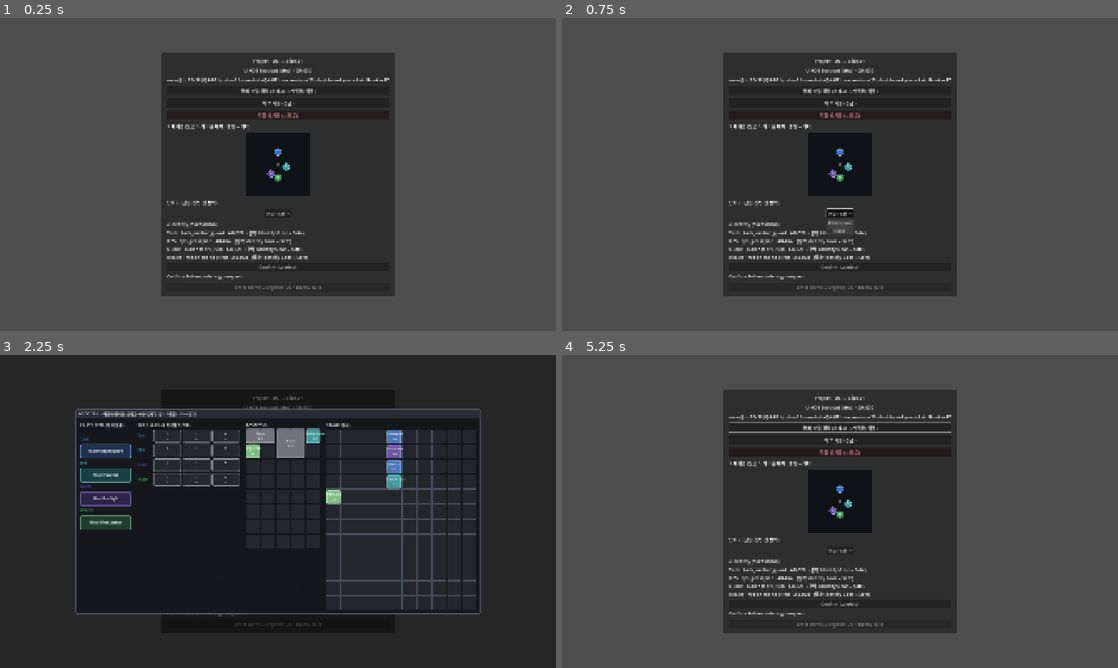
Above: before the commit, frames 1-4 (two rows, left to right).
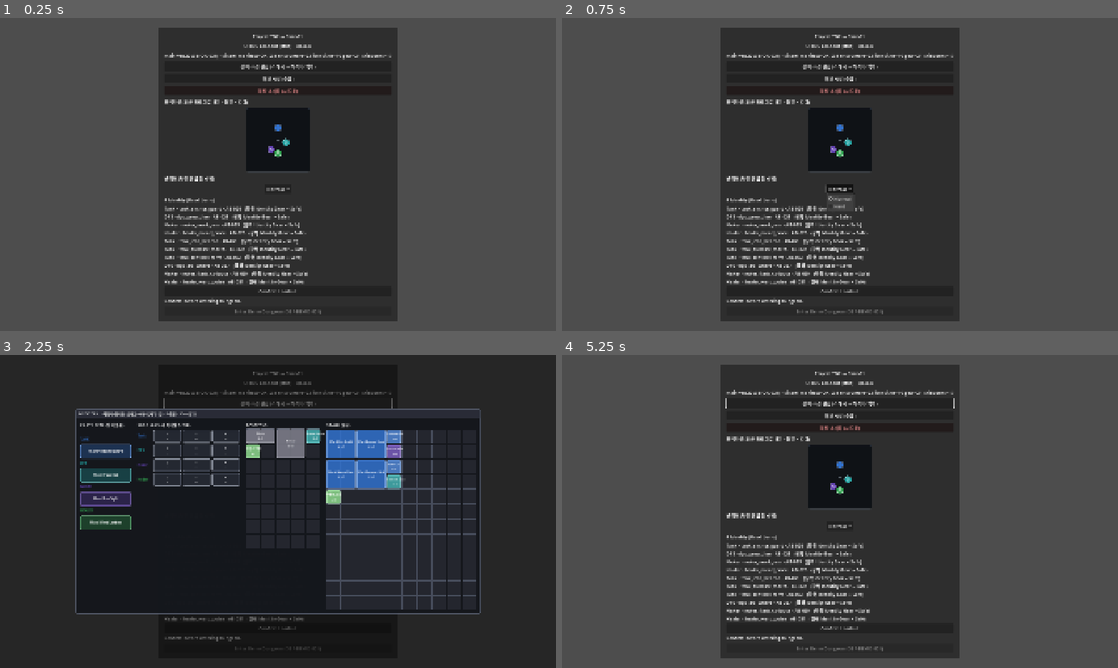
Above: after the commit, the same moments.

Repository: haepari1019/project_tdc_game
Game: Godot game, scene res://scenes/main.tscn
Same seed, same stepped clock (60 frames per second), same inputs: the game is played once before the commit and once after it.
Inputs (mouse positions are in pixels of both pictures, inside the frame that each line leads up to):
- Up to frame 1 (0.25 s): no input
- Up to frame 2 (0.75 s): click "Normal" at 0.5 s
- Up to frame 3 (2.25 s): click "Normal" at 1.25 s; click "장비·스킬 편집 (스태시 → 캐릭터/백팩)" at 2 s
- Up to frame 4 (5.25 s): click "허브 시설 (승급)" at 2.75 s; click "저장 초기화 (시드로)" at 3.5 s; click "Confirm Loadout" at 4.25 s; tap Enter at 5 s; drag from (840, 502) to (895, 442) at 5.02 s

The runs differ from the first frame. In frame 1, 13% of the frame differs, in the area x 28-72%, y 3-97%; in frame 2, 13%; in frame 3, 2.9%; in frame 4, 14%.

Commit message:
feat: 기어 카탈로그 고도화 — 스펙 17 신규 기어 + 6 정체성 + 6 ability 등록 (스왑 가능)
스펙 GEAR-012~016/022~026/032~036/042~043(17종)을 게임에 구현 — 역할당 다양한 기어로 정체성·
스탯·기본공격이 달라지는 실제 스왑. (스펙 편집 없음 — 기존 스펙 ID 구현, 수치는 데모 튜닝=SPEC_DRIFT.)
- gear.json: +17 기어(WardGear×15·Magitech×2). 다수는 기존 스타터 정체성 재사용(rampart/ember/brand/
  scout/hex/coil), 6종은 신규 정체성 핀. volt_lance/beacon_lantern은 스펙상 "Identity 부적합"
  정체성 핀 → suitable 폴백(mark_ruin/mend_circle).
- identities.json: +6 신규 정체성(iron_beacon·bulwark_march·sentinel_form·arc_weave·flank_collapse·
  ward_pulse). combat 스탯 = 의도 반영 데모값(예: sentinel hp205 탱키, arc_weave r14 장거리,
  flank r2.2 근접 dmg20, SPEC_DRIFT). 패턴=역할 스타터 패턴 재사용.
- abilities.json: +6 ability(AB-021/022/052/027/029/031). kind=신규 드롭인용; 스펙이 PT-pending
  stub이라 params=의도 기반 draft. 효과 구현은 다음 단계(미등록 kind는 try_identity no-op).
- id_registry: 6정체성·6ability·17기어·17ba(+gaux) 등록(1:1).
- party_controller: _spawn_party는 스타터 기어 보유 정체성(4종)만 멤버화(비스타터=기어 선택 대안).
- stash 시드: 17 스페어 기어(스왑용). 검증: 부팅 id 1:1·swap chain(기어→정체성→스탯 변경)·ci_smoke PASS.

Co-Authored-By: Claude Opus 4.8 <noreply@anthropic.com>

Diff:
--- a/data/slice01/abilities.json
+++ b/data/slice01/abilities.json
@@ -32,6 +32,13 @@
     "AB-103": { "kind": "enemy_tether",  "telegraph_s": 0.35,                  "cooldown_s": 8.0,  "range_m": 12.0, "tether_s": 4.0, "vfx": "shot_hex" },
     "AB-104": { "kind": "enemy_dash",    "telegraph_s": 0.45, "channel": true, "cooldown_s": 7.0,  "dash_range_m": 9.0, "hit_on_arrival": true, "line": true, "damage_mult": 1.1, "knockback_m": 0.9, "splash_radius_m": 2.0, "splash_frac": 0.6, "vfx": "strike" },
     "AB-105": { "kind": "enemy_frenzy",                                        "cooldown_s": 20.0, "hp_threshold": 0.5, "atk_speed_mult": 1.5, "damage_mult": 1.3, "bloodlust_dur_s": 999.0, "vfx": "shield_bash" },
-    "AB-106": { "kind": "enemy_execute", "telegraph_s": 0.5,  "channel": true, "cooldown_s": 8.0,  "damage_mult": 1.0, "execute_under": 0.3, "execute_mult": 2.0, "on_kill_heal_pct": 0.2, "vfx": "strike" }
+    "AB-106": { "kind": "enemy_execute", "telegraph_s": 0.5,  "channel": true, "cooldown_s": 8.0,  "damage_mult": 1.0, "execute_under": 0.3, "execute_mult": 2.0, "on_kill_heal_pct": 0.2, "vfx": "strike" },
+
+    "AB-021": { "kind": "beacon_threat", "cooldown_s": 8,  "radius_m": 3.5, "shield_base": 40, "shield_per_enemy": 10, "shield_cap": 90, "shield_duration_s": 4, "threat_pulse": 90, "threat_floor": 80 },
+    "AB-022": { "kind": "march_advance", "cooldown_s": 7,  "advance_m": 1.5, "knockback": 3.0, "radius_m": 2.6, "damage_mult": 0.6 },
+    "AB-052": { "kind": "sentinel_form", "cooldown_s": 10, "duration_s": 4.0, "damage_reduction": 0.6, "reflect": 0.4 },
+    "AB-027": { "kind": "arc_line",      "cooldown_s": 5,  "range_m": 14.0, "cone_deg": 12.0, "damage_mult": 0.7, "max_hits": 4 },
+    "AB-029": { "kind": "flank_dash",    "cooldown_s": 9,  "dash_m": 6.0, "damage_mult": 1.6, "hits": 2 },
+    "AB-031": { "kind": "ward_shield",   "cooldown_s": 8,  "shield_base": 90, "shield_duration_s": 5.0, "cleanse": 1, "range_m": 12.0 }
   }
 }
--- a/data/slice01/gear.json
+++ b/data/slice01/gear.json
@@ -4,7 +4,9 @@
     {
       "base_gear_id": "gear_ward_tank_anchor_set",
       "gear_kind": "WardGear",
-      "equip_classes": ["Tank"],
+      "equip_classes": [
+        "Tank"
+      ],
       "bundled_identity_skill_id": "tank_anchor_guard",
       "basic_attack_profile_id": "ba_tank_shield_tap",
       "range_band": "Melee",
@@ -15,7 +17,9 @@
     {
       "base_gear_id": "gear_ward_dps_press_set",
       "gear_kind": "WardGear",
-      "equip_classes": ["DPS"],
+      "equip_classes": [
+        "DPS"
+      ],
       "bundled_identity_skill_id": "dps_press_line",
       "basic_attack_profile_id": "ba_dps_arc_bolt",
       "range_band": "Mid",
@@ -26,7 +30,9 @@
     {
       "base_gear_id": "gear_ward_nuker_ruin_set",
       "gear_kind": "WardGear",
-      "equip_classes": ["Nuker"],
+      "equip_classes": [
+        "Nuker"
+      ],
       "bundled_identity_skill_id": "nuker_mark_ruin",
       "basic_attack_profile_id": "ba_nuker_shard_shot",
       "range_band": "Mid",
@@ -37,13 +43,236 @@
     {
       "base_gear_id": "gear_ward_healer_mend_set",
       "gear_kind": "WardGear",
-      "equip_classes": ["Healer"],
+      "equip_classes": [
+        "Healer"
+      ],
       "bundled_identity_skill_id": "healer_mend_circle",
       "basic_attack_profile_id": "ba_healer_pulse_bolt",
       "range_band": "Long",
       "display_name": "Ward Mend Lantern",
       "unlock_state": "Owned",
       "starter": true
+    },
+    {
+      "base_gear_id": "gear_ward_tank_kite_shield",
+      "gear_kind": "WardGear",
+      "equip_classes": [
+        "Tank"
+      ],
+      "bundled_identity_skill_id": "tank_iron_beacon",
+      "basic_attack_profile_id": "ba_tank_kite_bash",
+      "range_band": "Melee",
+      "display_name": "Ward Kite Shield",
+      "unlock_state": "Owned",
+      "starter": false
+    },
+    {
+      "base_gear_id": "gear_ward_tank_beacon_hook",
+      "gear_kind": "WardGear",
+      "equip_classes": [
+        "Tank"
+      ],
+      "bundled_identity_skill_id": "tank_iron_beacon",
+      "basic_attack_profile_id": "ba_tank_hook_tug",
+      "range_band": "Melee",
+      "display_name": "Ward Beacon Hook",
+      "unlock_state": "Owned",
+      "starter": false
+    },
+    {
+      "base_gear_id": "gear_ward_tank_march_plate",
+      "gear_kind": "WardGear",
+      "equip_classes": [
+        "Tank"
+      ],
+      "bundled_identity_skill_id": "tank_bulwark_march",
+      "basic_attack_profile_id": "ba_tank_march_stomp",
+      "range_band": "Melee",
+      "display_name": "Ward March Plate",
+      "unlock_state": "Owned",
+      "starter": false
+    },
+    {
+      "base_gear_id": "gear_ward_tank_rampart_wall",
+      "gear_kind": "WardGear",
+      "equip_classes": [
+        "Tank"
+      ],
+      "bundled_identity_skill_id": "tank_anchor_guard",
+      "basic_attack_profile_id": "ba_tank_line_jab",
+      "range_band": "Melee",
+      "display_name": "Ward Rampart Wall",
+      "unlock_state": "Owned",
+      "starter": false
+    },
+    {
+      "base_gear_id": "gear_ward_tank_sentinel_aegis",
+      "gear_kind": "WardGear",
+      "equip_classes": [
+        "Tank"
+      ],
+      "bundled_identity_skill_id": "tank_sentinel_form",
+      "basic_attack_profile_id": "ba_tank_aegis_ram",
+      "range_band": "Melee",
+      "display_name": "Ward Sentinel Aegis",
+      "unlock_state": "Owned",
+      "starter": false
+    },
+    {
+      "base_gear_id": "gear_ward_dps_weave_staff",
+      "gear_kind": "WardGear",
+      "equip_classes": [
+        "DPS"
+      ],
+      "bundled_identity_skill_id": "dps_arc_weave",
+      "basic_attack_profile_id": "ba_dps_weave_lance",
+      "range_band": "Long",
+      "display_name": "Ward Weave Staff",
+      "unlock_state": "Owned",
+      "starter": false
+    },
+    {
+      "base_gear_id": "gear_ward_dps_rift_needle",
+      "gear_kind": "WardGear",
+      "equip_classes": [
+        "DPS"
+      ],
+      "bundled_identity_skill_id": "dps_arc_weave",
+      "basic_attack_profile_id": "ba_dps_needle_prick",
+      "range_band": "Long",
+      "display_name": "Ward Rift Needle",
+      "unlock_state": "Owned",
+      "starter": false
+    },
+    {
+      "base_gear_id": "gear_ward_dps_ember_wand",
+      "gear_kind": "WardGear",
+      "equip_classes": [
+        "DPS"
+      ],
+      "bundled_identity_skill_id": "dps_press_line",
+      "basic_attack_profile_id": "ba_dps_ember_snap",
+      "range_band": "Mid",
+      "display_name": "Ward Ember Wand",
+      "unlock_state": "Owned",
+      "starter": false
+    },
+    {
+      "base_gear_id": "gear_ward_dps_brand_foci",
+      "gear_kind": "WardGear",
+      "equip_classes": [
+        "DPS"
+      ],
+      "bundled_identity_skill_id": "dps_press_line",
+      "basic_attack_profile_id": "ba_dps_brand_sweep",
+      "range_band": "Mid",
+      "display_name": "Ward Brand Foci",
+      "unlock_state": "Owned",
+      "starter": false
+    },
+    {
+      "base_gear_id": "gear_ward_dps_tide_censer",
+      "gear_kind": "WardGear",
+      "equip_classes": [
+        "DPS"
+      ],
+      "bundled_identity_skill_id": "dps_arc_weave",
+      "basic_attack_profile_id": "ba_dps_ripple_pulse",
+      "range_band": "Mid",
+      "display_name": "Ward Tide Censer",
+      "unlock_state": "Owned",
+      "starter": false
+    },
+    {
+      "base_gear_id": "gear_ward_nuker_scout_frame",
+      "gear_kind": "WardGear",
+      "equip_classes": [
+        "Nuker"
+      ],
+      "bundled_identity_skill_id": "nuker_mark_ruin",
+      "basic_attack_profile_id": "ba_nuker_scout_pop",
+      "range_band": "Long",
+      "display_name": "Ward Scout Frame",
+      "unlock_state": "Owned",
+      "starter": false
+    },
+    {
+      "base_gear_id": "gear_ward_nuker_flank_knife",
+      "gear_kind": "WardGear",
+      "equip_classes": [
+        "Nuker"
+      ],
+      "bundled_identity_skill_id": "nuker_flank_collapse",
+      "basic_attack_profile_id": "ba_nuker_bayonet_jab",
+      "range_band": "Melee",
+      "display_name": "Ward Flank Knife",
+      "unlock_state": "Owned",
+      "starter": false
+    },
+    {
+      "base_gear_id": "gear_ward_nuker_hex_scope",
+      "gear_kind": "WardGear",
+      "equip_classes": [
+        "Nuker"
+      ],
+      "bundled_identity_skill_id": "nuker_mark_ruin",
+      "basic_attack_profile_id": "ba_nuker_hex_chip",
+      "range_band": "Mid",
+      "display_name": "Ward Hex Scope",
+      "unlock_state": "Owned",
+      "starter": false
+    },
+    {
+      "base_gear_id": "gear_mag_nuker_coil_rifle",
+      "gear_kind": "Magitech",
+      "equip_classes": [
+        "Nuker"
+      ],
+      "bundled_identity_skill_id": "nuker_mark_ruin",
+      "basic_attack_profile_id": "ba_mag_coil_snap",
+      "range_band": "Long",
+      "display_name": "Magitech Coil Rifle",
+      "unlock_state": "Owned",
+      "starter": false
+    },
+    {
+      "base_gear_id": "gear_mag_nuker_volt_lance",
+      "gear_kind": "Magitech",
+      "equip_classes": [
+        "Nuker"
+      ],
+      "bundled_identity_skill_id": "nuker_mark_ruin",
+      "basic_attack_profile_id": "ba_mag_volt_needle",
+      "range_band": "Mid",
+      "display_name": "Magitech Volt Lance",
+      "unlock_state": "Owned",
+      "starter": false
+    },
+    {
+      "base_gear_id": "gear_ward_healer_ward_sigil",
+      "gear_kind": "WardGear",
+      "equip_classes": [
+        "Healer"
+      ],
+      "bundled_identity_skill_id": "healer_ward_pulse",
+      "basic_attack_profile_id": "gaux_healer_ward_echo",
+      "range_band": "Mid",
+      "display_name": "Ward Sigil",
+      "unlock_state": "Owned",
+      "starter": false
+    },
+    {
+      "base_gear_id": "gear_ward_healer_beacon_lantern",
+      "gear_kind": "WardGear",
+      "equip_classes": [
+        "Healer"
+      ],
+      "bundled_identity_skill_id": "healer_mend_circle",
+      "basic_attack_profile_id": "gaux_healer_beacon_glimmer",
+      "range_band": "Long",
+      "display_name": "Ward Beacon Lantern",
+      "unlock_state": "Owned",
+      "starter": false
     }
   ]
 }
--- a/data/slice01/id_registry.json
+++ b/data/slice01/id_registry.json
@@ -20,13 +20,17 @@
     "tank_anchor_guard",
     "dps_press_line",
     "nuker_mark_ruin",
-    "healer_mend_circle"
+    "healer_mend_circle",
+    "tank_iron_beacon", "tank_bulwark_march", "tank_sentinel_form",
+    "dps_arc_weave", "nuker_flank_collapse", "healer_ward_pulse"
   ],
+  "_note_identity_alts": "tank_iron_beacon/bulwark_march/sentinel_form·dps_arc_weave·nuker_flank_collapse·healer_ward_pulse = 비스타터 정체성(기어 선택형 대안, GEAR 카탈로그). 스탯=데모 튜닝(SPEC_DRIFT), ability=PT-pending 스펙 stub의 의도 구현.",
   "ability_ids": [
     "AB-002", "AB-004", "AB-006", "AB-008", "AB-010", "AB-011", "AB-012", "AB-013", "AB-098", "AB-099",
     "AB-020", "AB-024", "AB-025", "AB-026", "AB-037",
     "AB-009", "AB-036", "AB-039", "AB-040", "AB-042", "AB-043", "AB-041",
-    "AB-100", "AB-101", "AB-102", "AB-103", "AB-104", "AB-105", "AB-106"
+    "AB-100", "AB-101", "AB-102", "AB-103", "AB-104", "AB-105", "AB-106",
+    "AB-021", "AB-022", "AB-052", "AB-027", "AB-029", "AB-031"
   ],
   "_note_ability_3rd": "AB-100 Pounce·101 Scent of Blood·102 Snare Net·103 Tether·104 Rampage·105 Bloodlust·106 Devour  …(243 unchanged characters)…
   "_note_ability_ids": "AB-002/010/011 = enemy lootable-shared (S2a). AB-004/008/012/098 = enemy SIGNATURE casts (S2c-1 …(219 unchanged characters)…
@@ -47,13 +51,22 @@
     "gear_ward_tank_anchor_set",
     "gear_ward_dps_press_set",
     "gear_ward_nuker_ruin_set",
-    "gear_ward_healer_mend_set"
+    "gear_ward_healer_mend_set",
+    "gear_ward_tank_kite_shield", "gear_ward_tank_beacon_hook", "gear_ward_tank_march_plate", "gear_ward_tank_rampart_wall", "gear_ward_tank_sentinel_aegis",
+    "gear_ward_dps_weave_staff", "gear_ward_dps_rift_needle", "gear_ward_dps_ember_wand", "gear_ward_dps_brand_foci", "gear_ward_dps_tide_censer",
+    "gear_ward_nuker_scout_frame", "gear_ward_nuker_flank_knife", "gear_ward_nuker_hex_scope", "gear_mag_nuker_coil_rifle", "gear_mag_nuker_volt_lance",
+    "gear_ward_healer_ward_sigil", "gear_ward_healer_beacon_lantern"
   ],
+  "_note_base_gear_ids": "스타터 4 = _set 별칭(GEAR-011/021/031/041, Backpack.equipped 착용). 이하 17 = GEAR-012~016/022~026/032~036/042~043 카탈로그(스태시 스페어, 스왑용). gear_mag_* = Magitech.",
   "basic_attack_profile_ids": [
     "ba_tank_shield_tap",
     "ba_dps_arc_bolt",
     "ba_nuker_shard_shot",
-    "ba_healer_pulse_bolt"
+    "ba_healer_pulse_bolt",
+    "ba_tank_kite_bash", "ba_tank_hook_tug", "ba_tank_march_stomp", "ba_tank_line_jab", "ba_tank_aegis_ram",
+    "ba_dps_weave_lance", "ba_dps_needle_prick", "ba_dps_ember_snap", "ba_dps_brand_sweep", "ba_dps_ripple_pulse",
+    "ba_nuker_scout_pop", "ba_nuker_bayonet_jab", "ba_nuker_hex_chip", "ba_mag_coil_snap", "ba_mag_volt_needle",
+    "gaux_healer_ward_echo", "gaux_healer_beacon_glimmer"
   ],
   "consumable_ids": ["con_revive_scroll"],
   "blueprint_ids": ["DBP-DEMO-001"],
--- a/data/slice01/identities.json
+++ b/data/slice01/identities.json
@@ -6,28 +6,124 @@
       "class_id": "Tank",
       "ability_id": "AB-020",
       "pattern_id": "PT-010",
-      "combat": { "hp": 180, "basic_damage": 8, "basic_range_m": 2.2, "basic_interval_s": 1.0, "threat_mult": 2.2 }
+      "combat": {
+        "hp": 180,
+        "basic_damage": 8,
+        "basic_range_m": 2.2,
+        "basic_interval_s": 1.0,
+        "threat_mult": 2.2
+      }
     },
     {
       "identity_skill_id": "dps_press_line",
       "class_id": "DPS",
       "ability_id": "AB-024",
       "pattern_id": "PT-020",
-      "combat": { "hp": 110, "basic_damage": 16, "basic_range_m": 10.0, "basic_interval_s": 0.7 }
+      "combat": {
+        "hp": 110,
+        "basic_damage": 16,
+        "basic_range_m": 10.0,
+        "basic_interval_s": 0.7
+      }
     },
     {
       "identity_skill_id": "nuker_mark_ruin",
       "class_id": "Nuker",
       "ability_id": "AB-025",
       "pattern_id": "PT-021",
-      "combat": { "hp": 90, "basic_damage": 14, "basic_range_m": 2.4, "basic_interval_s": 1.1 }
+      "combat": {
+        "hp": 90,
+        "basic_damage": 14,
+        "basic_range_m": 2.4,
+        "basic_interval_s": 1.1
+      }
     },
     {
       "identity_skill_id": "healer_mend_circle",
       "class_id": "Healer",
       "ability_id": "AB-026",
       "pattern_id": "PT-022",
-      "combat": { "hp": 100, "basic_damage": 6, "basic_range_m": 2.0, "basic_interval_s": 1.0 }
+      "combat": {
+        "hp": 100,
+        "basic_damage": 6,
+        "basic_range_m": 2.0,
+        "basic_interval_s": 1.0
+      }
+    },
+    {
+      "identity_skill_id": "tank_iron_beacon",
+      "class_id": "Tank",
+      "ability_id": "AB-021",
+      "pattern_id": "PT-010",
+      "combat": {
+        "hp": 170,
+        "basic_damage": 10,
+        "basic_range_m": 2.4,
+        "basic_interval_s": 1.0,
+        "threat_mult": 2.6
+      }
+    },
+    {
+      "identity_skill_id": "tank_bulwark_march",
+      "class_id": "Tank",
+      "ability_id": "AB-022",
+      "pattern_id": "PT-010",
+      "combat": {
+        "hp": 175,
+        "basic_damage": 9,
+        "basic_range_m": 2.2,
+        "basic_interval_s": 1.0,
+        "threat_mult": 2.0
+      }
+    },
+    {
+      "identity_skill_id": "tank_sentinel_form",
+      "class_id": "Tank",
+      "ability_id": "AB-052",
+      "pattern_id": "PT-010",
+      "combat": {
+        "hp": 205,
+        "basic_damage": 7,
+        "basic_range_m": 2.0,
+        "basic_interval_s": 1.1,
+        "threat_mult": 2.4
+      }
+    },
+    {
+      "identity_skill_id": "dps_arc_weave",
+      "class_id": "DPS",
+      "ability_id": "AB-027",
+      "pattern_id": "PT-020",
+      "combat": {
+        "hp": 100,
+        "basic_damage": 13,
+        "basic_range_m": 14.0,
+        "basic_interval_s": 0.8
+      }
+    },
+    {
+      "identity_skill_id": "nuker_flank_collapse",
+      "class_id": "Nuker",
+      "ability_id": "AB-029",
+      "pattern_id": "PT-021",
+      "combat": {
+        "hp": 85,
+        "basic_damage": 20,
+        "basic_range_m": 2.2,
+        "basic_interval_s": 1.0
+      }
+    },
+    {
+      "identity_skill_id": "healer_ward_pulse",
+      "class_id": "Healer",
+      "ability_id": "AB-031",
+      "pattern_id": "PT-022",
+      "combat": {
+        "hp": 105,
+        "basic_damage": 6,
+        "basic_range_m": 2.0,
+        "basic_interval_s": 1.0
+      }
     }
   ]
 }
--- a/scripts/autoload/stash.gd
+++ b/scripts/autoload/stash.gd
@@ -44,9 +44,14 @@
 	if _seeded:
 		return
 	_seeded = true
-	# Demo stash — SPARE Identity Gear (alternatives to swap to; worn starters live in Backpack.equipped,
-	# not here — F-008 ownership). Looted-AB skillbooks, revive scrolls. (gear filled by 기어 카탈로그 단계.)
-	gear = []
+	# Demo stash — SPARE Identity Gear: the full GEAR catalog (17 alternatives to swap to; worn
+	# starters live in Backpack.equipped, not here — F-008 ownership). Looted-AB skillbooks, revives.
+	gear = [
+		"gear_ward_tank_kite_shield", "gear_ward_tank_beacon_hook", "gear_ward_tank_march_plate", "gear_ward_tank_rampart_wall", "gear_ward_tank_sentinel_aegis",
+		"gear_ward_dps_weave_staff", "gear_ward_dps_rift_needle", "gear_ward_dps_ember_wand", "gear_ward_dps_brand_foci", "gear_ward_dps_tide_censer",
+		"gear_ward_nuker_scout_frame", "gear_ward_nuker_flank_knife", "gear_ward_nuker_hex_scope", "gear_mag_nuker_coil_rifle", "gear_mag_nuker_volt_lance",
+		"gear_ward_healer_ward_sigil", "gear_ward_healer_beacon_lantern",
+	]
 	skillbooks = ["AB-002", "AB-010", "AB-011", "AB-037"]
 	consumables = {"con_revive_scroll": 8}
 
--- a/scripts/party/party_controller.gd
+++ b/scripts/party/party_controller.gd
@@ -582,7 +582,13 @@
 
 
 func _spawn_party_from_data() -> void:
-	var rows: Array = Slice01Data.get_identity_rows()
+	# Only STARTER identities (one per class) become party members. The other identities are
+	# gear-selectable alternatives — Backpack.equipped overrides each member's worn gear via
+	# apply_to_party after spawn (F-008 §3.7). So the party is always the 4 starter classes.
+	var rows: Array = []
+	for row in Slice01Data.get_identity_rows():
+		if not Slice01Data.get_starter_gear_for_identity(String(row.get("identity_skill_id", ""))).is_empty():
+			rows.append(row)
 	_leader_index = 0
 	for i in rows.size():
 		var row: Dictionary = rows[i]
Not shown, added: tools/_swap_check.gd.uid
